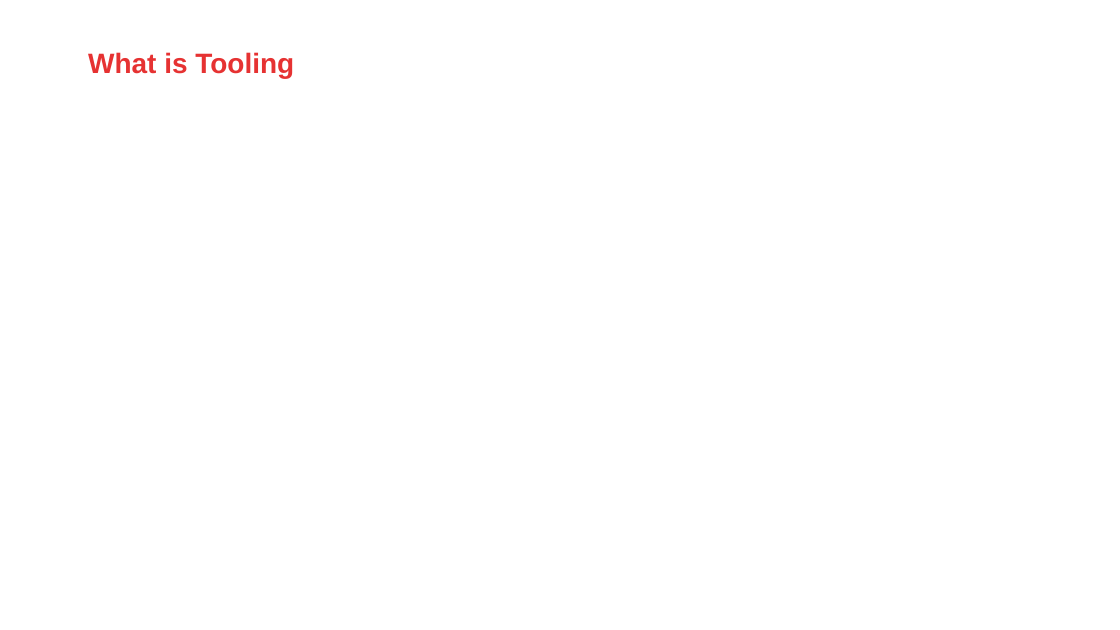
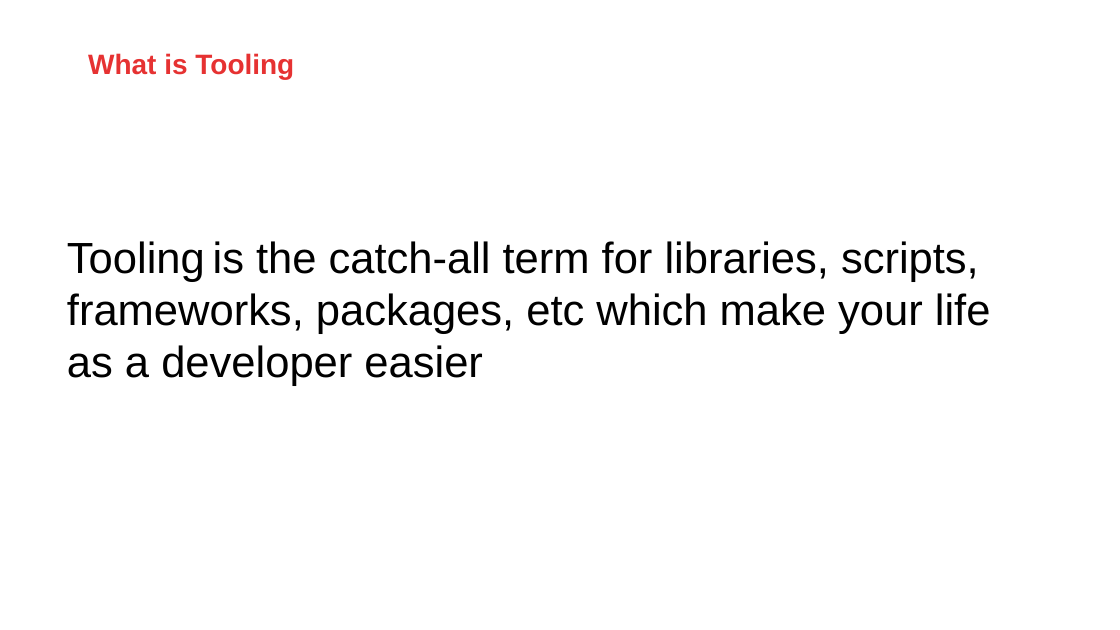
Before and after one commit to AMIS-Services/sig-javascript-tooling, a slide deck: slide 3 of React SIG 3 slides.pptx. Drawn at 1120x630 pixels with LibreOffice and Linux fonts; fonts in the diff are those of the drawing; background and template pictures are left out. Boxes give left, top, right and bottom in pixels: in the first picture for what was removed or moved away, otherwise in the second. Text is boxed around its words. In the diff, an @@ line names an element or a change of style, - is before the commit and + after.

```diff
--- a/React SIG 3 slides.pptx
+++ b/React SIG 3 slides.pptx
@@ text added at [67, 241, 991, 386], 28 pt, text #000000 @@
+Tooling is the catch-all term for libraries, scripts, frameworks, packages, etc which make your life as a developer easier
```
Also in this commit, not shown: 7 other slides changed, 8 slides added, 1 slide removed, 9 other files.
